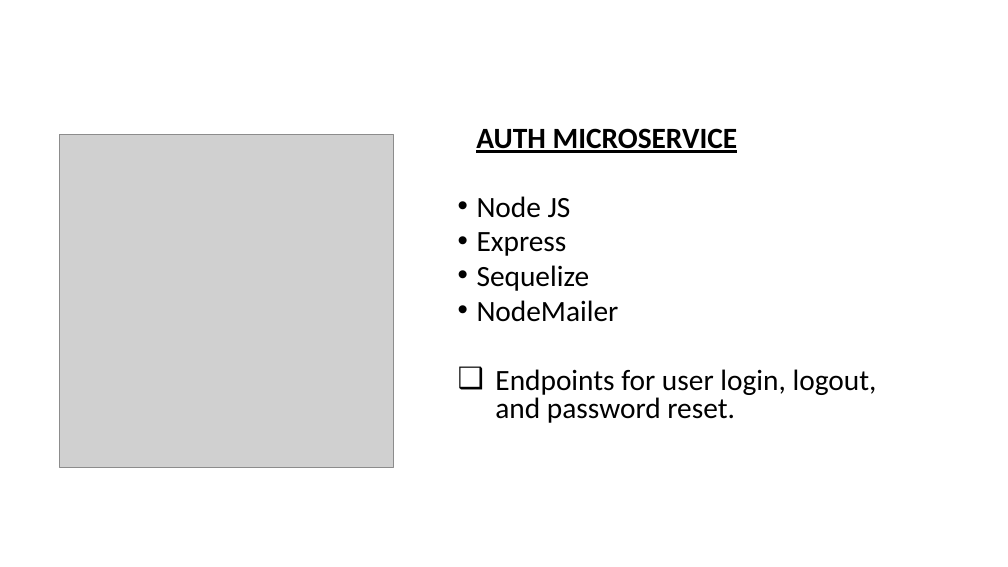
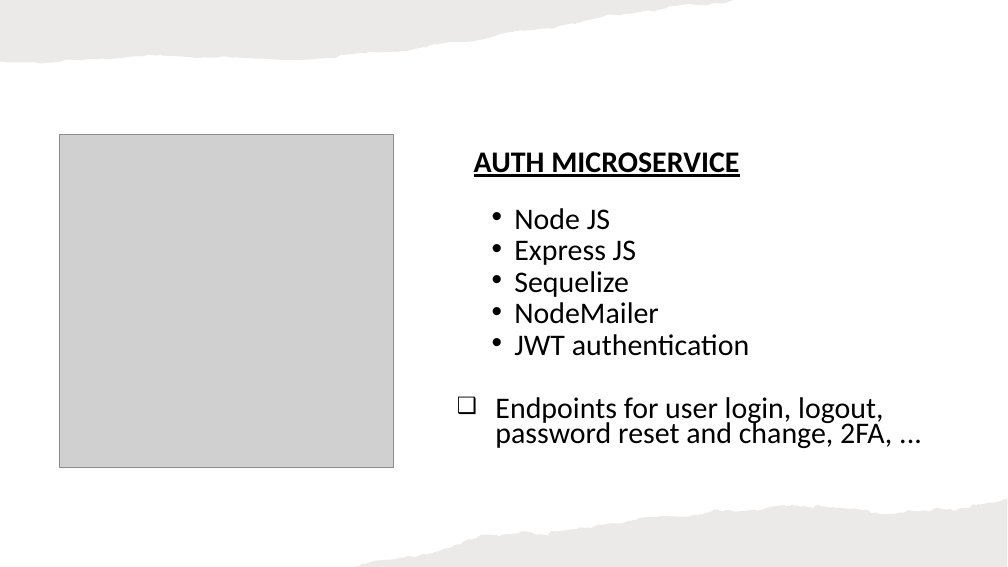
Before and after one commit to Nide17/irembo-user-acc-mgt, a slide deck: slide 6 of ppt.pptx (slide 5 before the commit). Drawn at 1008x567 pixels with LibreOffice and Linux fonts; fonts in the diff are those of the drawing; grey boxes stand for pictures. Boxes give left, top, right and bottom in pixels: in the first picture for what was removed or moved away, otherwise in the second. Text is boxed around its words. In the diff, an @@ line names an element or a change of style, - is before the commit and + after.

```diff
--- a/ppt.pptx
+++ b/ppt.pptx
@@ freeform shape added at [0,0,734,64], fill #82766A at 15% opacity @@
@@ text "AUTH MICROSERVICE": place and size @@
-text "AUTH MICROSERVICE" at [476,128,877,423]
+text "AUTH MICROSERVICE" at [474,152,892,448]
@@ text at [474,152,739,324]: size 28 to 28.5 pt in "AUTH MICROSERVICE", "Node JS", "Sequelize", "NodeMailer"; line spacing 0.8 to 0.7; less space between paragraphs; indent changed @@
@@ text at [514,240,636,265]: text changed; size 28 to 28.5 pt @@
-• Express
+• Express JS
@@ text at [495,334,892,448]: text changed; size 28 to 28.5 pt @@
-❑ Endpoints for user login, logout, and password reset.
+• JWT authentication
+❑ Endpoints for user login, logout, password reset and change, 2FA, ...
@@ freeform shape added at [355,498,1008,567], fill #82766A at 15% opacity @@
```
Also in this commit, not shown: 11 other slides changed, 1 slide added, 6 other files.
